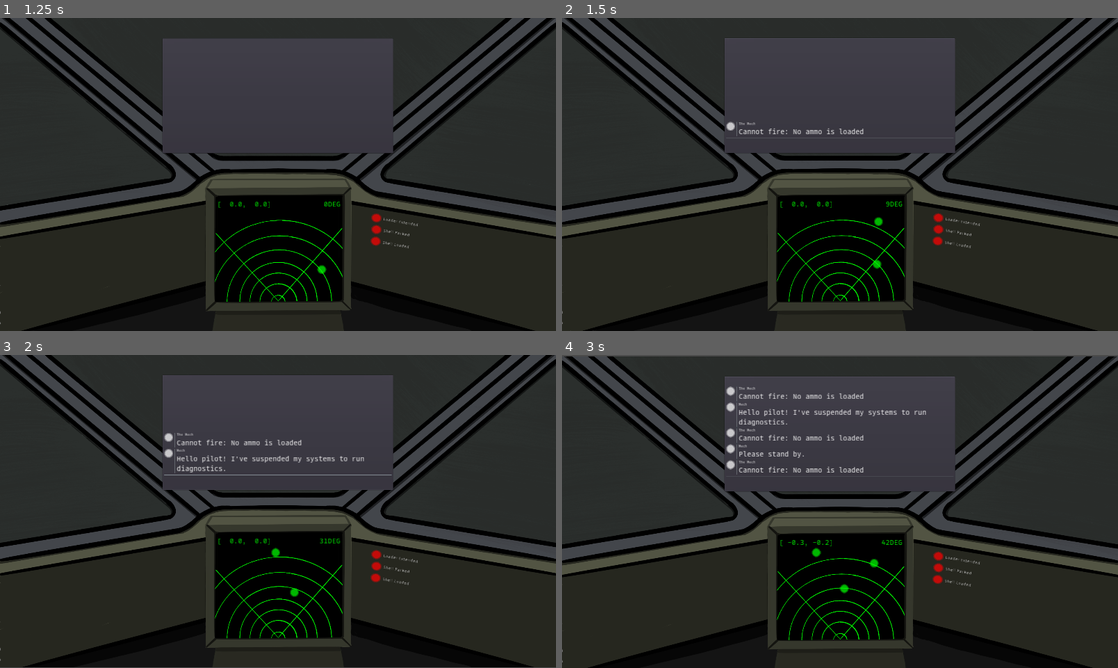
Above: before the commit, frames 1-4 (two rows, left to right).
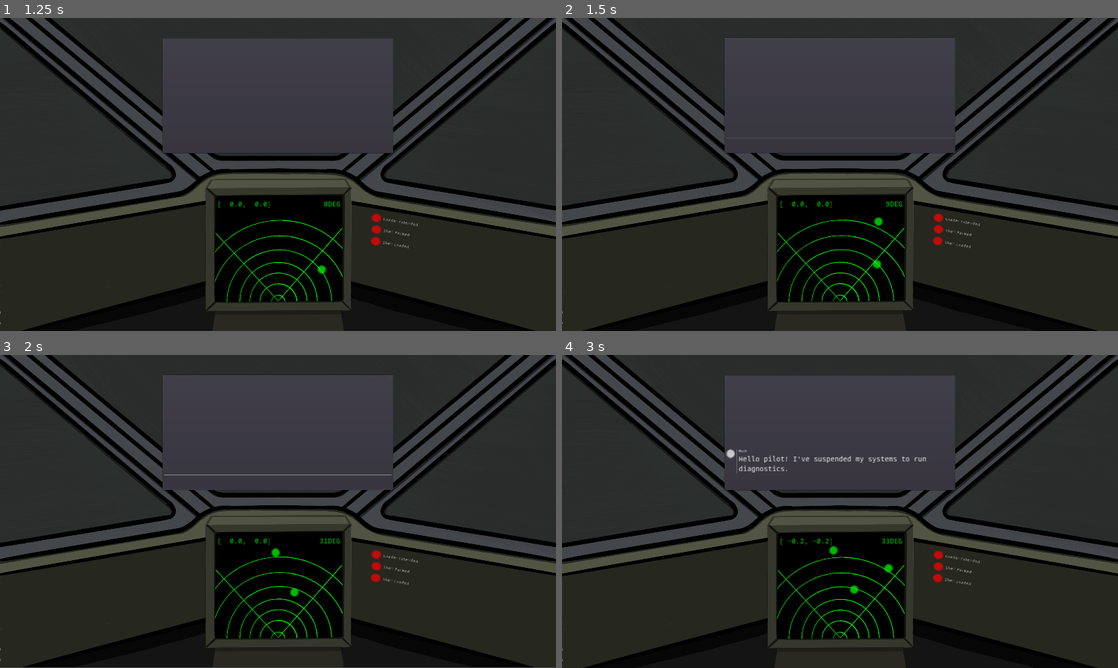
Above: after the commit, the same moments.

Repository: Syldarion/GWJ30_Heartbeat
Game: Godot game, scene res://scenes/MainMenu.tscn
Same seed, same stepped clock (60 frames per second), same inputs: the game is played once before the commit and once after it.
Inputs:
- Up to frame 1 (1.25 s): click "New Game" at 0.5 s
- Up to frame 2 (1.5 s): tap Enter at 1.25 s; hold D (turn_right) from 1.28 s (still down); hold F (fire_shell) from 1.28 s (still down)
- Up to frame 3 (2 s): keep holding D (turn_right); keep holding F (fire_shell)
- Up to frame 4 (3 s): release D (turn_right) at 2.03 s; release F (fire_shell) at 2.03 s; hold S (move_backward) 2.03-2.78 s; tap F (fire_shell) at 2.1 s; hold D (turn_right) from 2.78 s (still down); hold F (fire_shell) from 2.78 s (still down)

Frame 1 is identical in both runs. In frame 2, 0.2% of the frame differs, in the area x 29-55%, y 33-38%; in frame 3, 0.7%; in frame 4, 8.8%, in the area x 0-100%, y 0-100%.
Error after the commit: Invalid call. Nonexistent function 'add_line' in base 'Node2D (comms_panel.gd)'. (res://scripts/cockpit.gd:130)

Commit message:
Still intermediate dialogue? Getting there.
Added a whole mess of signals so that I can insert arbitrary
actions in the level script. It definitely needs cleaned up
but it works. It's now possible for the script writer to inject
arbitrary functionality alongside messages being sent as part
of the dialogue.

Diff:
--- a/scenes/CockpitRoot.tscn
+++ b/scenes/CockpitRoot.tscn
@@ -147,7 +147,6 @@
 comms_parent_path = NodePath("PanelContainer/VSplitContainer/ScrollContainer/VBoxContainer")
 comms_scroll_box_path = NodePath("PanelContainer/VSplitContainer/ScrollContainer")
 response_parent_path = NodePath("PanelContainer/VSplitContainer/HBoxContainer")
-time_between_messages = 1.0
 
 [node name="PanelContainer" type="PanelContainer" parent="CommsPanel"]
 margin_left = -400.0
--- a/scenes/CommsMessage.tscn
+++ b/scenes/CommsMessage.tscn
@@ -19,18 +19,18 @@
 
 [node name="TextureRect" type="TextureRect" parent="."]
 margin_right = 32.0
-margin_bottom = 221.0
+margin_bottom = 51.0
 texture = ExtResource( 1 )
 
 [node name="VSeparator" type="VSeparator" parent="."]
 margin_left = 36.0
 margin_right = 40.0
-margin_bottom = 221.0
+margin_bottom = 51.0
 
 [node name="VBoxContainer" type="VBoxContainer" parent="."]
 margin_left = 44.0
 margin_right = 786.0
-margin_bottom = 221.0
+margin_bottom = 51.0
 size_flags_horizontal = 3
 
 [node name="Name" type="Label" parent="VBoxContainer"]
--- a/scripts/comms_panel.gd
+++ b/scripts/comms_panel.gd
@@ -1,8 +1,6 @@
+class_name CommsPanel
 extends Node
 
-class_name CommsPanel
-
-signal tree_completed
 
 export(PackedScene) var comms_message_scene
 export(PackedScene) var pilot_response_scene
@@ -12,34 +10,15 @@
 export(NodePath) var comms_scroll_box_path
 export(NodePath) var response_parent_path
 
-export var active_line_count = 10
-export var characters_per_second = 10
-export var time_between_messages = 2.0
-
 onready var comms_parent = get_node(comms_parent_path)
 onready var comms_scroll_box = get_node(comms_scroll_box_path)
 onready var comms_scroll_bar = comms_scroll_box.get_v_scrollbar()
 onready var response_parent = get_node(response_parent_path)
 
-var active_lines = []
-var queued_lines = []
-var time_between_characters
-var time_since_last_character
-var lines_queued = false
 var scroll_to_bottom = true
 
 
-var active_dialogue
-
-
 func _ready():
-	# setup_test_tree()
-	# start_active_tree()
-	pass
-
-func setup_test_tree():
-	# var level_one_data = Level01.new()
-	# ctive_dialogue = level_one_data.pre_level_dialogue
 	pass
 
 func _process(delta):
@@ -49,67 +28,38 @@
 		comms_scroll_box.scroll_vertical = comms_scroll_bar.max_value
 		scroll_to_bottom = false
 
-func queue_line(line: String):
-	pass
-
-func add_line(sender: String, line: String):
+func print_message(sender: String, line: String) -> CommsMessage:
 	var new_message = comms_message_scene.instance()
 	comms_parent.add_child(new_message)
 	new_message.set_message_data(sender, line)
 	scroll_to_bottom = true
+	return new_message
 
-func get_last_line():
-	return comms_parent.get_child(comms_parent.get_child_count() - 1)
+func add_response(line: String) -> ResponseButton:
+	var new_response = response_scene.instance()
+	response_parent.add_child(new_response)
+	new_response.text = line
+	new_response.connect("selected", self, "_on_Response_Button_selected")
+	return new_response
+
+func print_response(sender: String, line: String) -> CommsMessage:
+	var new_response = pilot_response_scene.instance()
+	comms_parent.add_child(new_response)
+	new_response.set_message_data(sender, line)
+	scroll_to_bottom = true
+	return new_response
+
+func clear_responses():
+	var children = response_parent.get_children()
+	for response in children:
+		response_parent.remove_child(response)
+		response.queue_free()
 
 func remove_line(line):
 	comms_parent.remove_child(line)
 	line.queue_free()
-
-func remove_last_line():
-	var last_line = comms_parent.get_child(comms_parent.get_child_count() - 1)
-	comms_parent.remove_child(last_line)
-	last_line.queue_free()
-
-func add_response(link: DialogueLink):
-	var new_response = response_scene.instance()
-	response_parent.add_child(new_response)
-	new_response.text = link.link_text
-	new_response.response_link = link
-	new_response.connect("selected", self, "_on_Response_Button_selected")
-
-func print_response(link: DialogueLink):
-	var new_response = pilot_response_scene.instance()
-	comms_parent.add_child(new_response)
-	new_response.set_message_data("Pilot", link.link_text)
 	scroll_to_bottom = true
 
-func start_active_tree():
-	var active_node = active_dialogue.active_node
-	var active_lines = active_node.lines
-	var active_links = active_node.links
-
-	yield(display_active_node_lines(active_lines), "completed")
-
-	if active_links:
-		display_dialogue_links(active_links)
-	else:
-		emit_signal("tree_completed")
-
-func display_active_node_lines(lines):
-	for line in lines:
-		yield(get_tree().create_timer(time_between_messages), "timeout")
-		add_line(line.speaker, line.line)
-
-func display_dialogue_links(links):
-	for link in links:
-		add_response(link)
-
-func _on_Response_Button_selected(link):
-	link.select_link()
-	print_response(link)
-	active_dialogue.active_node = link.next_node
-	var children = response_parent.get_children()
-	for response in children:
-		response_parent.remove_child(response)
-		response.queue_free()
-	start_active_tree()
+func _on_Response_Button_selected(button):
+	print_response("Pilot", button.text)
+	clear_responses()
--- a/scripts/dialogue_line.gd
+++ b/scripts/dialogue_line.gd
@@ -1,10 +1,13 @@
 class_name DialogueLine
 extends Resource
 
-signal line_sent(item_ref)
+signal line_sent(line_ref, item_ref)
 
 export(String) var speaker
 export(String) var line
+export(int) var wait
+export(bool) var has_exec
+export(bool) var completed
 
 var corrupted_speaker
 var corrupted_line
@@ -14,4 +17,7 @@
 	line = l
 
 func send_line(line_item_ref):
-	emit_signal("line_sent", line_item_ref)
+	emit_signal("line_sent", self, line_item_ref)
+
+func complete_line():
+	completed = true
--- a/scripts/dialogue_link.gd
+++ b/scripts/dialogue_link.gd
@@ -10,5 +10,5 @@
 	link_text = lt
 	next_node = nn
 
-func select_link():
+func _on_Response_Button_selected(button):
 	emit_signal("link_selected")
--- a/scripts/dialogue_node.gd
+++ b/scripts/dialogue_node.gd
@@ -1,6 +1,7 @@
 class_name DialogueNode
+extends Resource
 
-extends Resource
+signal node_completed(linked_node)
 
 export(Array, Resource) var lines
 export(Array, Resource) var links
@@ -31,3 +32,6 @@
 
 func clean_line(line: DialogueLine):
 	pass
+
+func complete_node(link):
+	emit_signal("node_completed", link.next_node)
--- a/scripts/game_manager.gd
+++ b/scripts/game_manager.gd
@@ -14,4 +14,5 @@
 	var cockpit_node = SceneLoader.current_scene
 	var comms_node = SceneLoader.current_scene.find_node("CommsPanel")
 	loaded_level.setup_references(cockpit_node, comms_node)
+	loaded_level.manager_ref = self
 	loaded_level.run_level_script()
--- a/scripts/level_script.gd
+++ b/scripts/level_script.gd
@@ -8,6 +8,7 @@
 
 var cockpit_ref
 var comms_ref
+var manager_ref
 
 func _init():
 	level_name = "NONE"
--- a/scripts/levels/level_01.gd
+++ b/scripts/levels/level_01.gd
@@ -1,6 +1,7 @@
 class_name Level01
 extends LevelScript
 
+var waiting
 var corrupt_line_ref
 
 func _init():
@@ -12,6 +13,7 @@
 	var node_1 = DialogueNode.new()
 	var node_1_line_1 = DialogueLine.new("Mech", "Hello pilot! I've suspended my systems to run diagnostics.")
 	node_1_line_1.connect("line_sent", self, "_on_node_1_line_1_sent")
+	node_1_line_1.has_exec = true
 	node_1.add_built_line(node_1_line_1)
 
 	node_1.add_line("Mech", "Please stand by.")
@@ -22,6 +24,7 @@
 
 	var node_1_comm_check_line = DialogueLine.new("Mech", "Checking communications network...")
 	node_1_comm_check_line.connect("line_sent", self, "_on_node_1_comm_check_line_sent")
+	node_1_comm_check_line.has_exec = true
 	node_1.add_built_line(node_1_comm_check_line)
 
 	var node_2 = DialogueNode.new()
@@ -30,6 +33,7 @@
 
 	var node_2_unlock_line = DialogueLine.new("Mech", "Returning control to you, pilot.")
 	node_2_unlock_line.connect("line_sent", self, "_on_node_2_unlock_line_sent")
+	node_2_unlock_line.has_exec = true
 	node_2.add_built_line(node_2_unlock_line)
 
 	var node_1_2_link = DialogueLink.new("What?", node_2)
@@ -46,20 +50,52 @@
 	pass
 
 func run_level_script():
-	comms_ref.active_dialogue = pre_level_dialogue
-	comms_ref.start_active_tree()
-	yield(comms_ref, "tree_completed")
+	yield(run_dialogue(pre_level_dialogue), "completed")
 
-func _on_node_1_line_1_sent(line_item_ref):
+func run_dialogue(dialogue: DialogueTree):
+	while dialogue.active_node:
+		dialogue.active_node = yield(run_node(dialogue.active_node), "completed")
+	print("DIALOGUE COMPLETE")
+
+func stop_waiting():
+	waiting = false
+
+func run_node(dialogue_node: DialogueNode) -> DialogueNode:
+	print("RUN NODE")
+	for line in dialogue_node.lines:
+		yield(run_line(line), "completed")
+	print("LINES DONE")
+	if not dialogue_node.links:
+		return null
+	for link in dialogue_node.links:
+		var button = comms_ref.add_response(link.link_text)
+		button.connect("selected", link, "_on_Response_Button_selected")
+		link.connect("link_selected", dialogue_node, "complete_node", [link])
+	return yield(dialogue_node, "node_completed")
+
+func run_line(dialogue_line: DialogueLine):
+	print("RUN LINE")
+	yield(manager_ref.get_tree().create_timer(2.0), "timeout")
+	var item_ref = comms_ref.print_message(dialogue_line.speaker, dialogue_line.line)
+	dialogue_line.send_line(item_ref)
+	if dialogue_line.has_exec:
+		while not dialogue_line.completed:
+			yield(manager_ref.get_tree().create_timer(0.1), "timeout")
+
+func _on_node_1_line_1_sent(line_ref, line_item_ref):
 	cockpit_ref.set_mech_lock(true)
+	line_ref.complete_line()
 
-func _on_node_1_comm_check_line_sent(line_item_ref):
+func _on_node_1_comm_check_line_sent(line_ref, line_item_ref):
 	corrupt_line_ref = line_item_ref
+	yield(manager_ref.get_tree().create_timer(1.0), "timeout")
+	corrupt_line_ref.set_message_data("???", "DO NOT TRUST THEM.")
+	line_ref.complete_line()
 
-func _on_node_2_unlock_line_sent(line_item_ref):
+func _on_node_2_unlock_line_sent(line_ref, line_item_ref):
 	cockpit_ref.set_mech_lock(false)
+	line_ref.complete_line()
 
 func _on_node_1_2_link_selected():
-	var last_line = comms_ref.get_last_line()
-	yield(last_line.get_tree().create_timer(1.0), "timeout")
-	comms_ref.remove_line(last_line)
+	yield(manager_ref.get_tree().create_timer(1.0), "timeout")
+	corrupt_line_ref.set_message_data("Mech", "Checking communications network...")
--- a/scripts/response_button.gd
+++ b/scripts/response_button.gd
@@ -2,9 +2,7 @@
 
 class_name ResponseButton
 
-signal selected(tree_link)
-
-var response_link
+signal selected(button)
 
 func _ready():
 	connect("pressed", self, "_on_Button_pressed")
@@ -13,4 +11,4 @@
 	pass
 
 func _on_Button_pressed():
-	emit_signal("selected", response_link)
+	emit_signal("selected", self)
